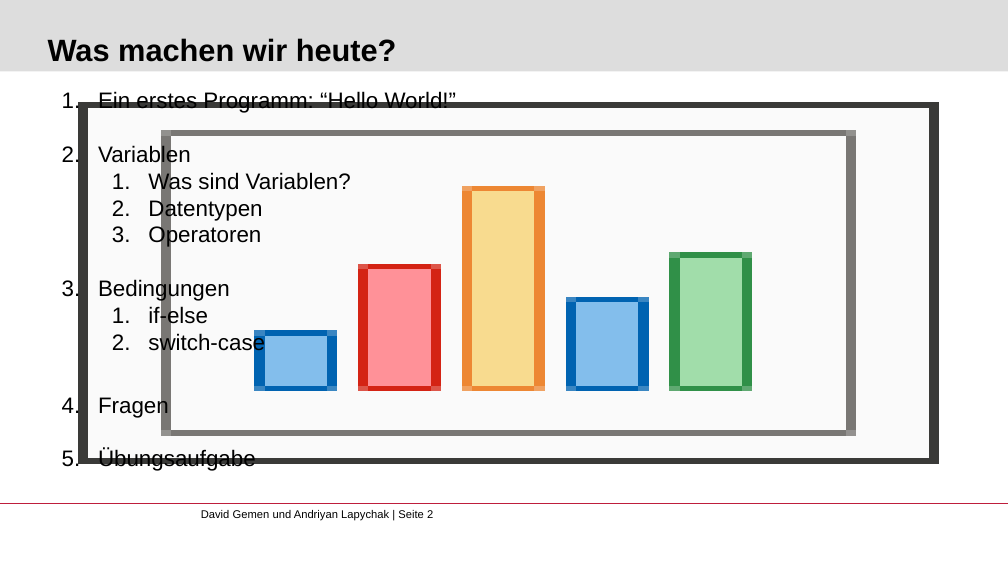
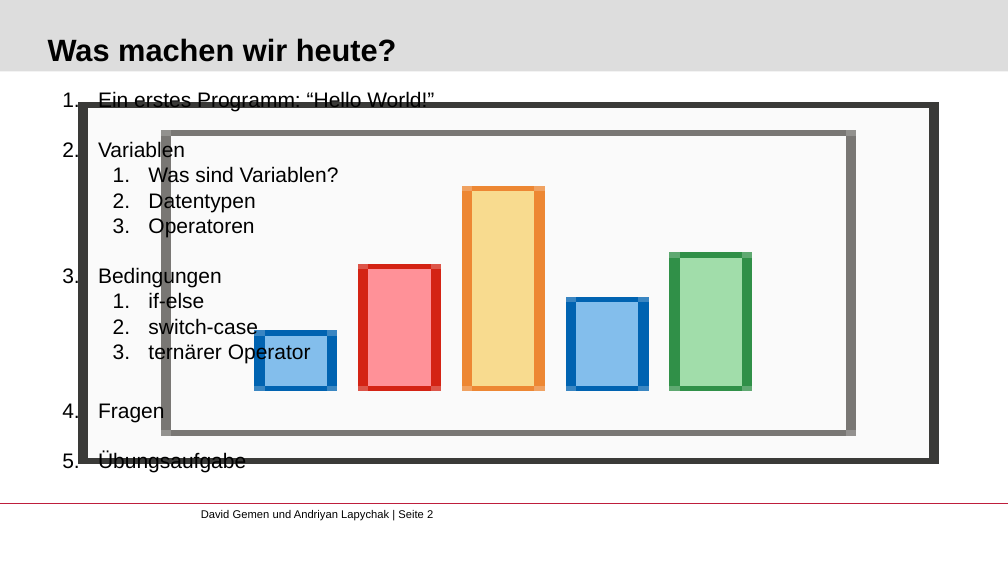
Before and after one commit to gemdav/Programmieren-1-Tutorium, a slide deck: slide 2 of slides/01_first_steps_with_java.pptx. Drawn at 1008x567 pixels with LibreOffice and Linux fonts; fonts in the diff are those of the drawing; background and template pictures are left out. Boxes give left, top, right and bottom in pixels: in the first picture for what was removed or moved away, otherwise in the second. Text is boxed around its words. In the diff, an @@ line names an element or a change of style, - is before the commit and + after.

```diff
--- a/slides/01_first_steps_with_java.pptx
+++ b/slides/01_first_steps_with_java.pptx
@@ text at box(98, 92, 434, 473): size 16 to 15 pt in "Ein erstes Programm: “Hello World!”", "Variablen", "Was sind Variablen?", "Datentypen" and 6 more places; indent changed @@
@@ text at box(148, 342, 311, 363): paragraph added @@
+  3. ternärer Operator
```
Also in this commit, not shown: 1 slide added, 11 other files.
